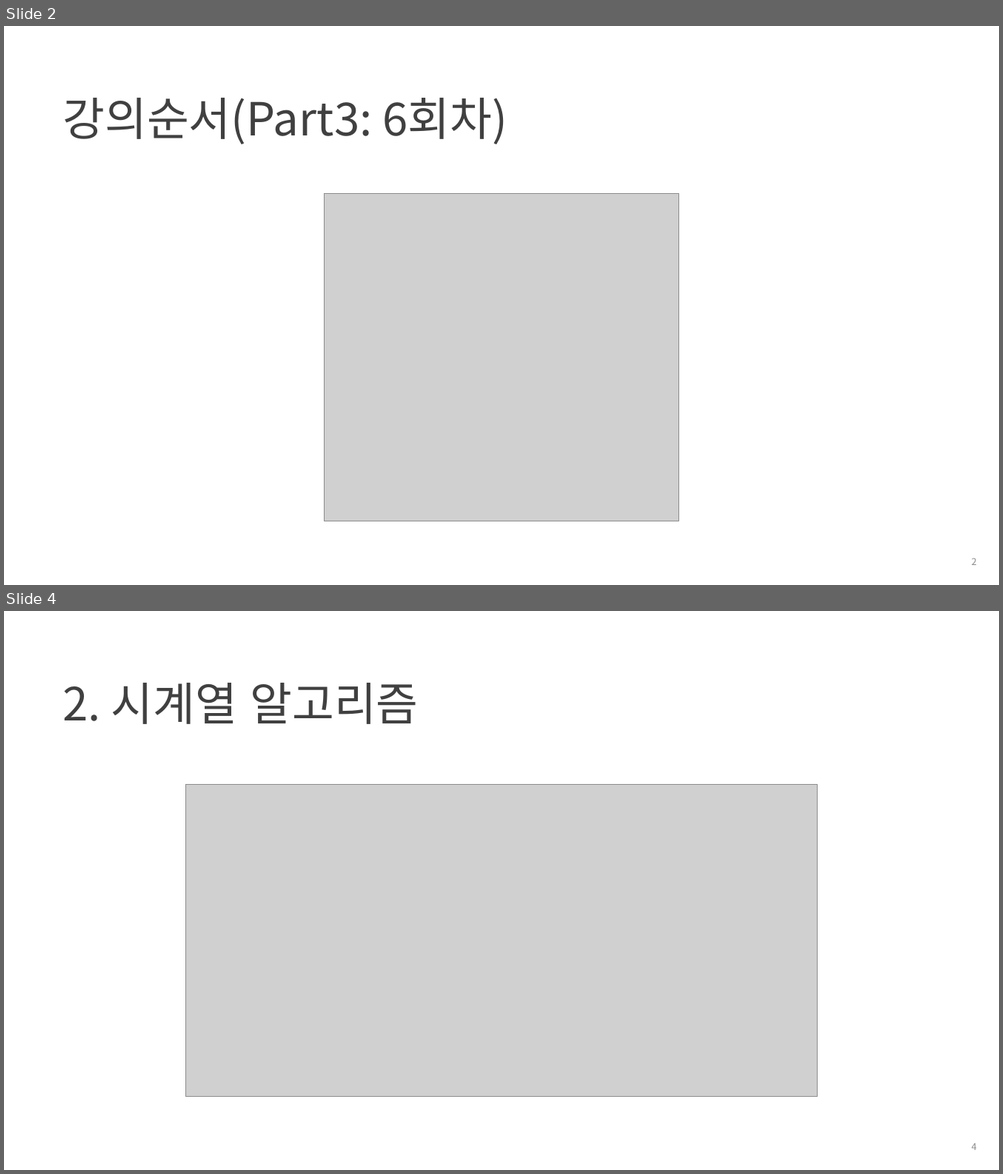
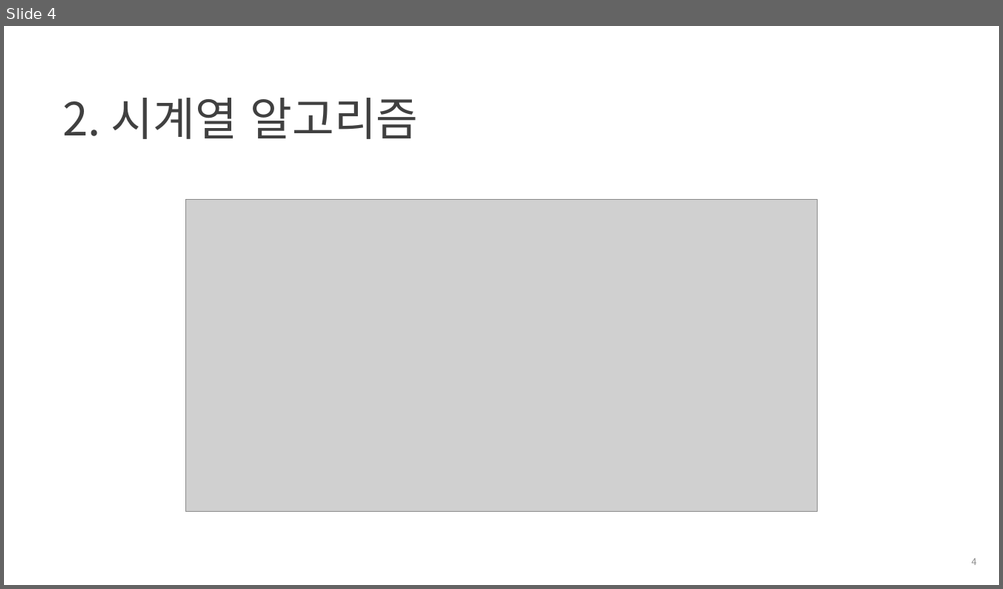
Before and after one commit to heycwkim/TimeSeriesAnalysis, a slide deck: Shared/[패스트캠퍼스] 6강의자료_김경원박사.pptx. Shown one above the other, each under a label of ours: slides 2 and 4 before the commit, slide 4 after it; the slides between them are not shown. The pictures are 1003x1174 and 1003x589 pixels, drawn with LibreOffice and Linux fonts; fonts in the diff are those of the drawing; grey boxes stand for pictures; background and template pictures are left out. Boxes give left, top, right and bottom in pixels: in the first picture for what was removed or moved away, otherwise in the second. Text is boxed around its words. In the diff, an @@ line names an element or a change of style, - is before the commit and + after.

```diff
--- a/Shared/[패스트캠퍼스] 6강의자료_김경원박사.pptx
+++ b/Shared/[패스트캠퍼스] 6강의자료_김경원박사.pptx
@@ slide 2 removed at <box>4,26,999,585</box>, background #FFFFFF @@
@@ title removed at <box>62,98,507,144</box> @@
-강의순서(Part3: 6회차)
@@ picture removed at <box>324,193,678,521</box> @@
@@ page number removed at <box>971,558,976,565</box> @@
-2
```
Also in this commit, not shown: 6 slides changed, 1 slide added, 13 other slides removed, 11 other files.
